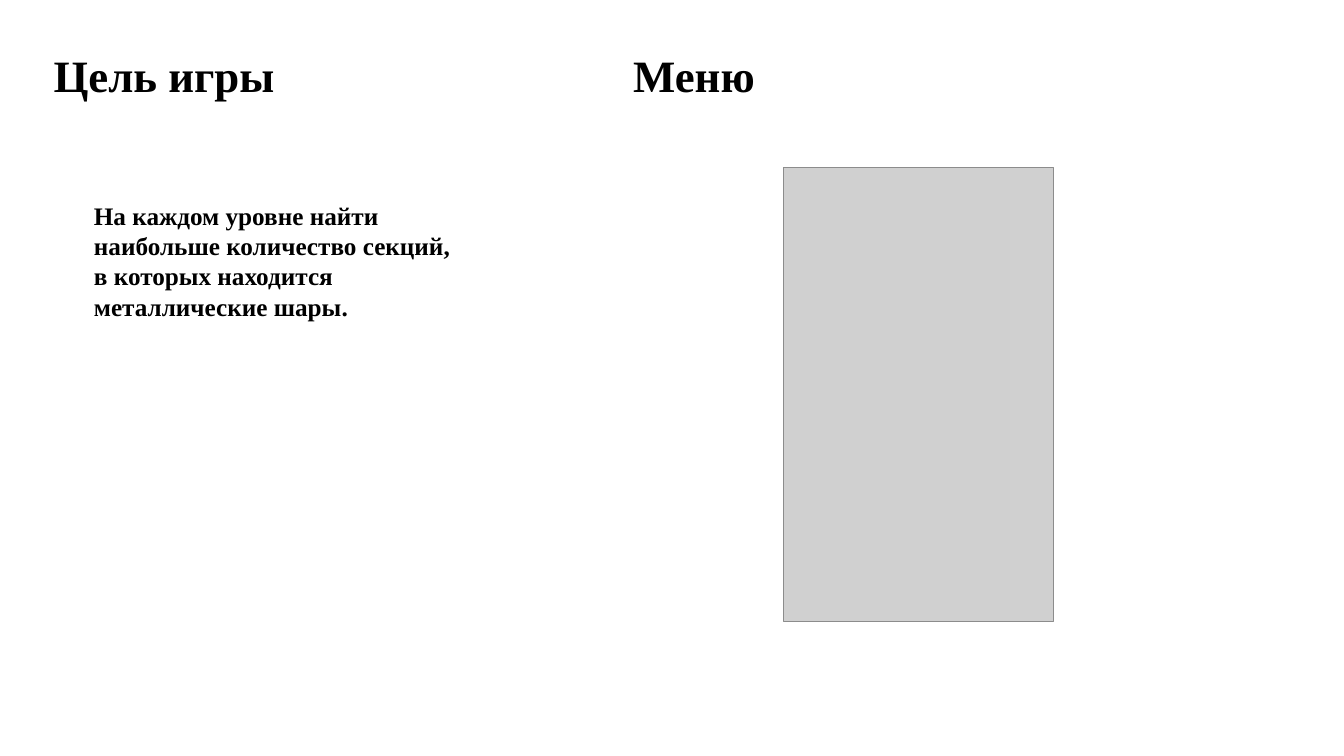
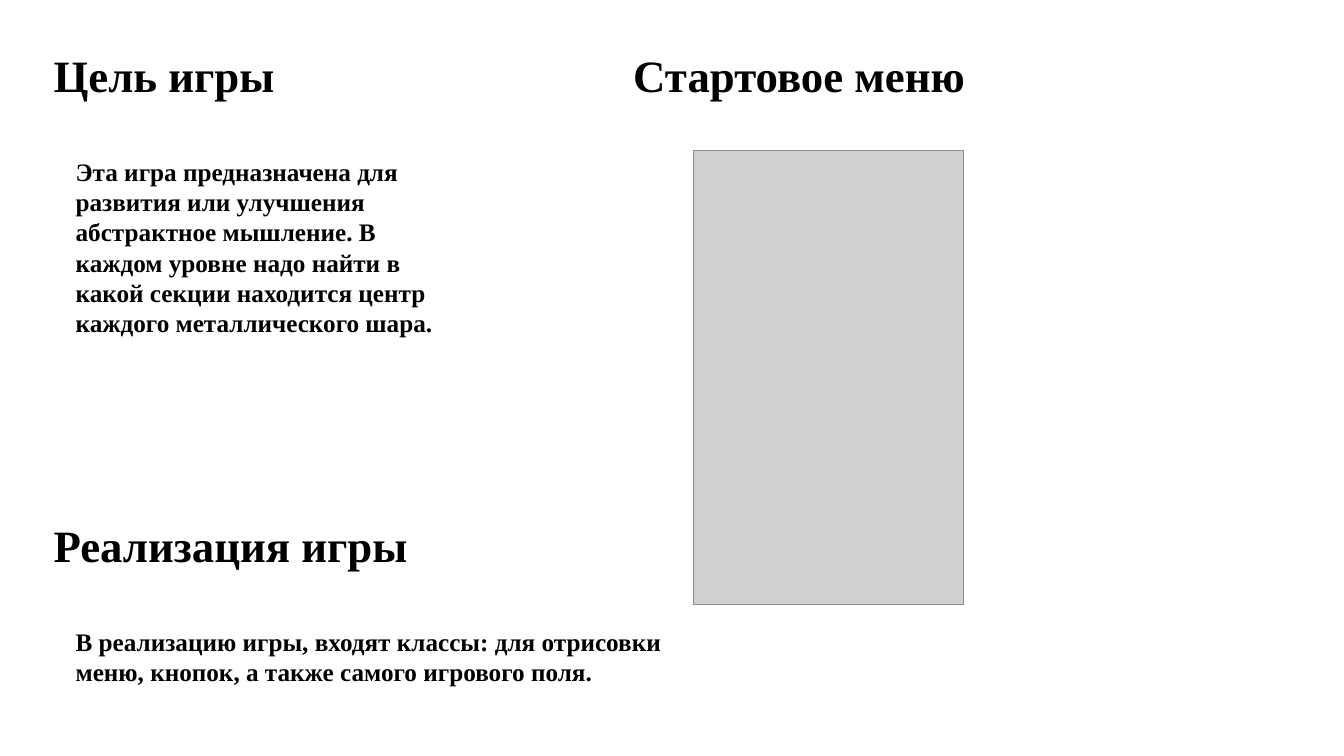
Before and after one commit to naruto1546/Yandex_project, a slide deck: slide 3 of Yandex_project.pptx. Drawn at 1344x756 pixels with LibreOffice and Linux fonts; fonts in the diff are those of the drawing; grey boxes stand for pictures. Boxes give left, top, right and bottom in pixels: in the first picture for what was removed or moved away, otherwise in the second. Text is boxed around its words. In the diff, an @@ line names an element or a change of style, - is before the commit and + after.

```diff
--- a/Yandex_project.pptx
+++ b/Yandex_project.pptx
@@ text at (633,62,964,102): text changed @@
-Меню
+Стартовое меню
@@ text at (76,164,432,338): text changed @@
-На каждом уровне найти наибольше количество секций, в которых находится металлические шары.
+Эта игра предназначена для развития или улучшения абстрактное мышление. В каждом уровне надо найти в какой секции находится центр каждого металлического шара.
@@ picture: place and size @@
-picture at (783,167,1054,621)
+picture at (694,151,964,605)
@@ text added at (54,532,407,572), 32 pt, text #000000, bold @@
+Реализация игры
@@ text added at (76,634,661,687), 18 pt, text #000000, bold @@
+В реализацию игры, входят классы: для отрисовки меню, кнопок, а также самого игрового поля.
```
Also in this commit, not shown: 1 other slide changed.
